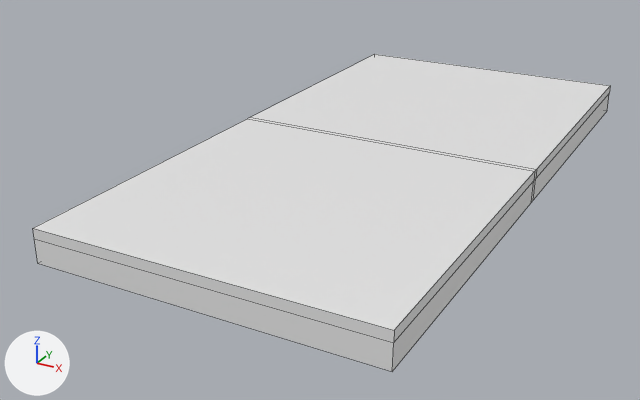
Two versions of the OBJ model Models/Map/sidewalk1.obj, one commit apart.
One viewpoint serves both versions: a camera (50 mm lens) standing at (1.11, -2.43, 1.07) and looking at (-0.13, -0.16, -0.07). Arrows for +X, +Y and +Z are at lower left; the lights stay in place. The first picture is the older version. Mesh edges are drawn as thin lines. Materials are left out; every surface is plain grey. Where no turn or scale is listed for an object, it has been applied to the vertices.

In view in the first picture: 'road_straight_Cube.952'.
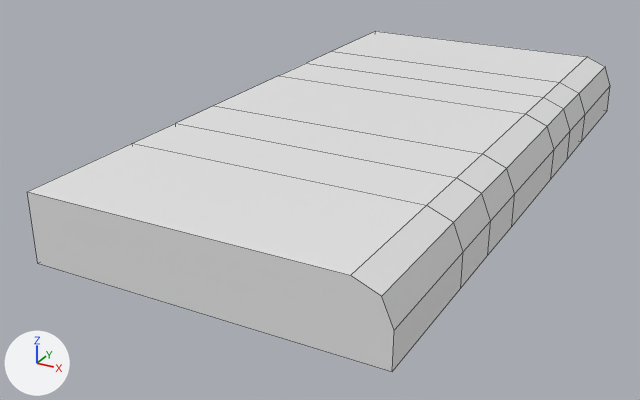
Pixel boxes [x1, y1, x2, y2] of what changed, in the pictures (640 x 400 px):
'road_straight_Cube.952', reshaped (7% taller): before [33, 54, 610, 371]; after [28, 31, 610, 371]

What changed in the scene script:
```text
Change me_road_straight_cube_952:
    used by ob_road_straight_cube_952; location = (0.0, 0.0, 0.0)
    remove me_road_straight_cube_952.from_pydata(...)  # 24 vertices, 22 faces; spans x -0.5..0.5, y -1.0..1.0, z 0.0..0.1
    add me_road_straight_cube_952.from_pydata(...)  # 48 vertices, 44 faces; spans x -0.5..0.5, y -1.0..1.0, z 0.0..0.2
    me_road_straight_cube_952 part 1
    18 vertices are removed from x -0.5..0.5, y -1.0..1.0, z 0.0..0.1
    22 faces are deleted
    14 vertices are added at x -0.5..0.5, y -1.0..1.0, z 0.0..0.2
    5 new vertices lie (0.9, 0.0, 0.0) away from vertices in x -0.5, y -1.0..1.0, z 0.2
    5 new vertices lie (0.0, 0.2, 0.0) away from vertices in x -0.5..0.5, y -0.4, z 0.0..0.2
    6 new vertices lie (0.07, 0.0, -0.03) away from vertices in x 0.4, y -1.0..1.0, z 0.2
    6 new vertices lie (0.0, 0.4, 0.0) away from vertices in x -0.5..0.5, y -0.2, z 0.0..0.2
    6 new vertices lie (0.0, 0.2, 0.0) away from vertices in x -0.5..0.5, y 0.2, z 0.0..0.2
    44 new faces join them
```
